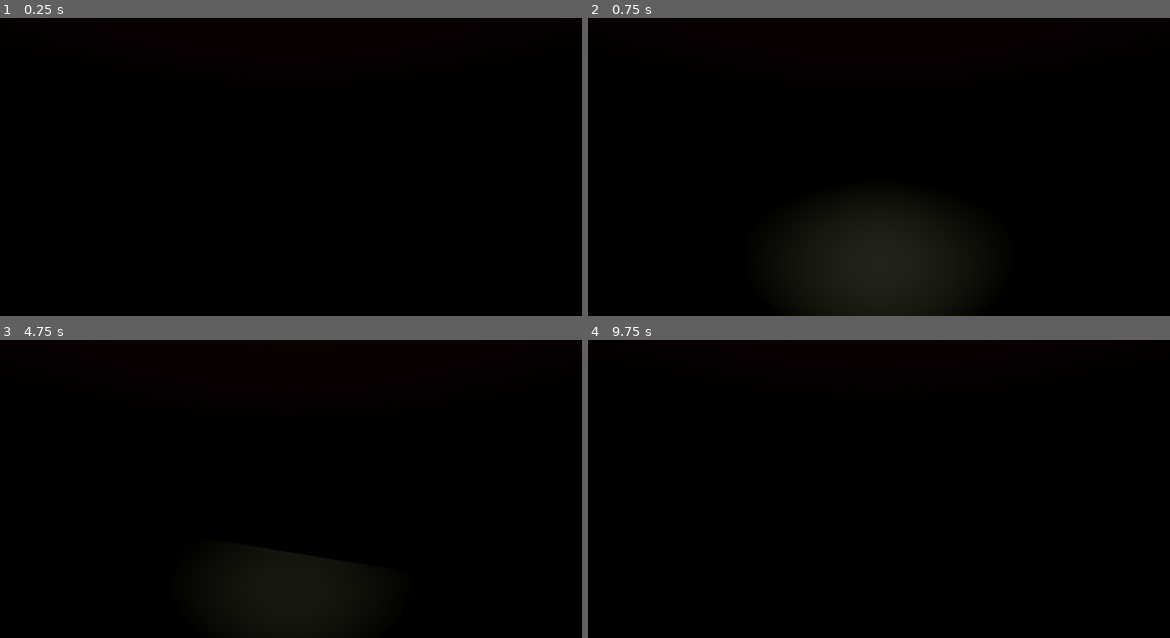
Above: before the commit, frames 1-4 (two rows, left to right).
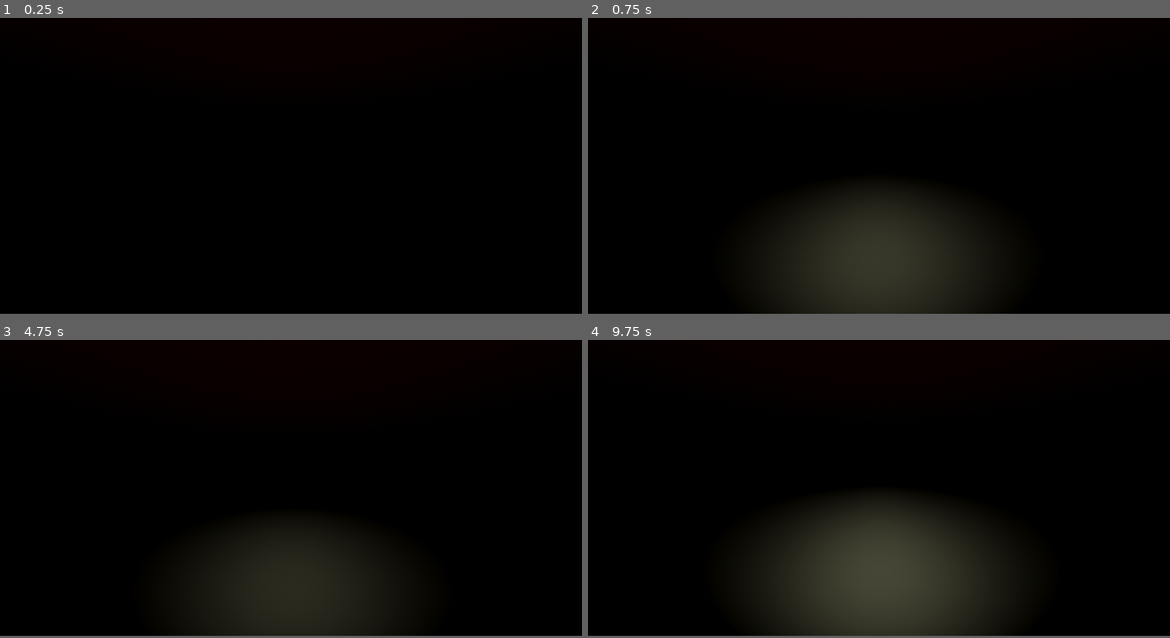
Above: after the commit, the same moments.

Repository: AleksandarHaralanov/godot-horror-playtest
Game: Godot game, scene res://scenes/world.tscn
The game is run twice, just before and just after one commit, with the same random seed, the same clock (stepped at 60 frames per second) and the same inputs.
Inputs (mouse positions are in pixels of both pictures, inside the frame that each line leads up to):
- Up to frame 1 (0.25 s): no input
- Up to frame 2 (0.75 s): tap Enter at 0.5 s; move the mouse to (908, 149) at 0.52 s; hold W (move_forward) from 0.53 s (still down); tap F (toggle_flashlight, bound only before the commit) at 0.6 s
- Up to frame 3 (4.75 s): keep holding W (move_forward); tap Space (jump) at 0.77, 0.8, 1.07, 1.25, 1.35, 1.52, 1.82, 2.3, 2.75, 3.02, 3.32, 3.77, 3.8, 4.07, 4.25, 4.52 s; move the mouse to (261, 474) at 1.27 s; tap F (toggle_flashlight, bound only before the commit) at 1.55, 3.05, 3.6, 4.35 s; tap Enter at 2, 3.5 s; move the mouse to (302, 468) at 2.02 s; hold Ctrl (crouch) 2.03-2.78 s; move the mouse to (285, 480) at 2.77 s; tap Shift (sprint) at 2.85 s; move the mouse to (331, 477) at 3.52 s; move the mouse to (244, 468) at 4.27 s
- Up to frame 4 (9.75 s): tap Space (jump) at 4.82, 5.1, 6.02, 6.32, 6.77, 6.8, 7.07, 7.52, 7.82, 8.3, 8.85, 9.02, 9.32 s; move the mouse to (884, 474) at 5.02 s; move the mouse to (855, 468) at 5.77 s; release W (move_forward) at 5.78 s; hold D (move_right) 5.78-6.53 s; tap Ctrl (crouch) at 5.85 s; tap F (toggle_flashlight, bound only before the commit) at 6.05, 7.35, 8.1, 9.05 s; move the mouse to (908, 471) at 6.52 s; hold Shift (sprint) 6.53-7.28 s; hold W (move_forward) 6.53-8.78 s; move the mouse to (849, 474) at 7.27 s; move the mouse to (890, 468) at 8.02 s; move the mouse to (873, 480) at 8.77 s; hold A (move_left) 8.78-9.53 s; move the mouse to (919, 477) at 9.52 s; hold W (move_forward) from 9.53 s (still down); hold Ctrl (crouch) from 9.53 s (still down)
The window is 800x453 before the commit and 800x450 after it. Grey fills any space a smaller window leaves; there, only what the larger window draws over its background counts as a difference.

The runs differ from the first frame. In frame 3, 1.1% of the frame differs, in the area x 41-63%, y 64-76%; in frame 4, 16%, in the area x 29-72%, y 53-100%.

Commit message:
Add head bob and sway, optimize flashlight

Diff:
--- a/project.godot
+++ b/project.godot
@@ -17,9 +17,10 @@
 
 [display]
 
-window/size/viewport_width=1270
+window/size/viewport_width=1280
 window/size/viewport_height=720
-window/size/mode=3
+window/size/mode=4
+window/stretch/mode="viewport"
 
 [input]
 
@@ -58,7 +59,7 @@
 "events": [Object(InputEventKey,"resource_local_to_scene":false,"resource_name":"","device":-1,"window_id":0,"alt_press …(195 unchanged characters)…
 ]
 }
-toggle_flashlight={
+flashlight={
 "deadzone": 0.5,
 "events": [Object(InputEventKey,"resource_local_to_scene":false,"resource_name":"","device":-1,"window_id":0,"alt_press …(192 unchanged characters)…
 ]
--- a/scenes/player.tscn
+++ b/scenes/player.tscn
@@ -18,21 +18,25 @@
 shape = SubResource("CapsuleShape3D_6ils4")
 
 [node name="Mesh" type="MeshInstance3D" parent="."]
-mesh = SubResource("CapsuleMesh_731cy")
+mesh = SubResource("CapsuleMesh_djjhb")
 
 [node name="Head" type="Node3D" parent="."]
 transform = Transform3D(1, 0, 0, 0, 1, 0, 0, 0, 1, 0, 0.5, 0)
 script = ExtResource("2_v68vc")
 
 [node name="Camera" type="Camera3D" parent="Head"]
+fov = 90.0
 
 [node name="Flashlight" type="SpotLight3D" parent="Head"]
+transform = Transform3D(1, 0, 0, 0, 1, 0, 0, 0, 1, 0, 0, -0.25)
 light_color = Color(1, 1, 0.86, 1)
 light_energy = 0.0
 light_volumetric_fog_energy = 0.1
-spot_range = 100.0
+spot_range = 20.0
+spot_angle = 60.0
 spot_angle_attenuation = 3.605
 script = ExtResource("3_ivbhy")
+metadata/toggle = false
 
 [node name="ToggleOff" type="AudioStreamPlayer3D" parent="Head/Flashlight"]
 stream = ExtResource("5_0ve23")
--- a/scenes/world.tscn
+++ b/scenes/world.tscn
@@ -34,6 +34,6 @@
 [node name="Ground" type="CSGBox3D" parent="Stage"]
 transform = Transform3D(1, 0, 0, 0, 1, 0, 0, 0, 1, 0, -0.5, 0)
 use_collision = true
-size = Vector3(50, 1, 50)
+size = Vector3(100, 1, 100)
 
 [node name="Player" parent="." instance=ExtResource("1_euj77")]
--- a/scripts/player/camera.gd
+++ b/scripts/player/camera.gd
@@ -1,13 +1,27 @@
 extends Node3D
 
+const MOUSE_SENSITIVITY = 0.005
+const BOB_FREQUENCY = 2.0
+const BOB_AMPLITUDE = 0.04
+var t_bob = 0.0
 
-const MOUSE_SENSITIVITY = 0.005
+@onready var camera = $Camera
 
 func _ready():
 	Input.mouse_mode = Input.MOUSE_MODE_CAPTURED
 
-func _input(event: InputEvent) -> void:
+func _unhandled_input(event) -> void:
 	if event is InputEventMouseMotion:
 		get_parent().rotate_y(-event.relative.x * MOUSE_SENSITIVITY)
 		rotate_x(-event.relative.y * MOUSE_SENSITIVITY)
-		rotation.x = clamp(rotation.x, deg_to_rad(-90), deg_to_rad(90))
+		rotation.x = clamp(rotation.x, deg_to_rad(-40), deg_to_rad(60))
+
+func _physics_process(delta: float) -> void:
+	t_bob += delta * get_parent().velocity.length() * float(get_parent().is_on_floor())
+	camera.transform.origin = _headbob(t_bob)
+
+func _headbob(time) -> Vector3:
+	var pos = Vector3.ZERO
+	pos.y = sin(time * BOB_FREQUENCY) * BOB_AMPLITUDE
+	pos.x = cos(time * BOB_FREQUENCY / 2) * BOB_AMPLITUDE
+	return pos
--- a/scripts/player/flashlight.gd
+++ b/scripts/player/flashlight.gd
@@ -1,21 +1,19 @@
 extends SpotLight3D
 
-
-var toggle: bool = false
 var target_energy: float = 0.0
 
 @onready var toggle_off = $ToggleOff
 @onready var toggle_on = $ToggleOn
 
 func _input(_event: InputEvent) -> void:
-	if Input.is_action_just_pressed("toggle_flashlight"):
-		if toggle:
+	if Input.is_action_just_pressed("flashlight"):
+		if get_meta("toggle"):
 			target_energy = 0.0
 			toggle_off.play()
 		else:
 			target_energy = 4.0
 			toggle_on.play()
-		toggle = !toggle
+		set_meta("toggle", !get_meta("toggle"))
 
 func _process(delta: float) -> void:
 	light_energy = lerp(light_energy, target_energy, delta * 10)
--- a/scripts/player/player.gd
+++ b/scripts/player/player.gd
@@ -9,6 +9,12 @@
 const JUMP_VELOCITY = 4.5
 
 func _physics_process(delta: float) -> void:
+	if not is_on_floor():
+		velocity += get_gravity() * delta
+
+	if Input.is_action_just_pressed("jump") and is_on_floor():
+		velocity.y = JUMP_VELOCITY
+
 	if Input.is_action_pressed("sprint") and !Input.is_action_pressed("crouch"):
 		current_speed = SPRINTING_SPEED
 	elif Input.is_action_pressed("crouch") and !Input.is_action_pressed("sprint"):
@@ -16,19 +22,14 @@
 	else:
 		current_speed = WALKING_SPEED
 
-	if not is_on_floor():
-		velocity += get_gravity() * delta
-
-	if Input.is_action_just_pressed("jump") and is_on_floor():
-		velocity.y = JUMP_VELOCITY
-
 	var input_dir := Input.get_vector("move_left", "move_right", "move_forward", "move_backward")
 	var direction := (transform.basis * Vector3(input_dir.x, 0, input_dir.y)).normalized()
-	if direction:
-		velocity.x = direction.x * current_speed
-		velocity.z = direction.z * current_speed
-	else:
-		velocity.x = move_toward(velocity.x, 0, current_speed)
-		velocity.z = move_toward(velocity.z, 0, current_speed)
+	if is_on_floor():
+		if direction:
+			velocity.x = direction.x * current_speed
+			velocity.z = direction.z * current_speed
+		else:
+			velocity.x = move_toward(velocity.x, 0, current_speed)
+			velocity.z = move_toward(velocity.z, 0, current_speed)
 
 	move_and_slide()
Not shown: 1 places in scenes/player.tscn that only renumber resources
